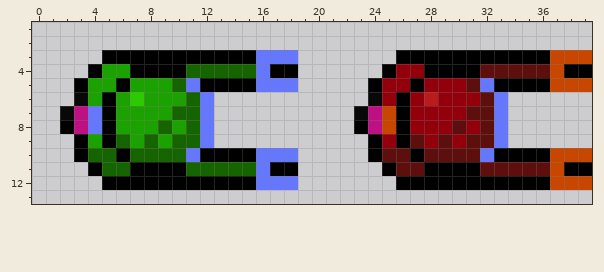
One commit to this pixel-art sprite: assets/novavangard.png. The picture above was drawn from the file before the commit.
The file is 40x20 pixels. Pixels under 10% opacity are left out. Colours within 5 levels of each other are drawn and written as one. Shown: x 0..39, y 1..13.
After the commit:
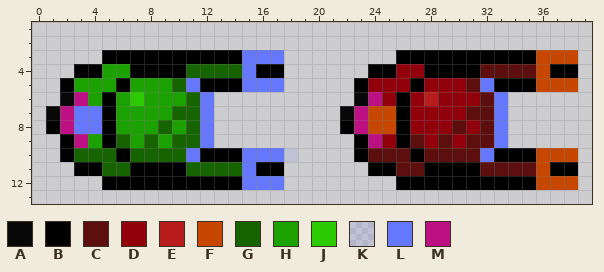
Palette (. is transparent): A #000000f5  B #000000  C #5c0f0d  D #92000c  E #b81c1c  F #c84700  G #166400  H #1ba100  J #2cca00  K #6477fd1f  L #6477fd  M #bd1082
Difference:
Changed rows in their new state; - is an unchanged pixel.
first column x 1:
 3 --------------L--.-----------------F--.
 4 --B-----------LB-.-----B-----------FB-.
 5 -BH-----------L--.----BD-----------F--.
 6 -AM-------------------AM---------------
 7 AML------------------AMF---------------
 8 BML------------------BMF---------------
 9 -BM-------------------BM---------------
10 -BG-----------L--K----BC-----------F--.
11 --B-----------LB-.-----B-----------FB-.
12 --------------L--.-----------------F--.
Pixel boxes of the changes (left, top, right, bottom) in both pictures:
changed: (242, 50, 382, 190)
changed: (536, 50, 592, 92)
changed: (46, 64, 88, 176)
changed: (536, 148, 592, 190)
